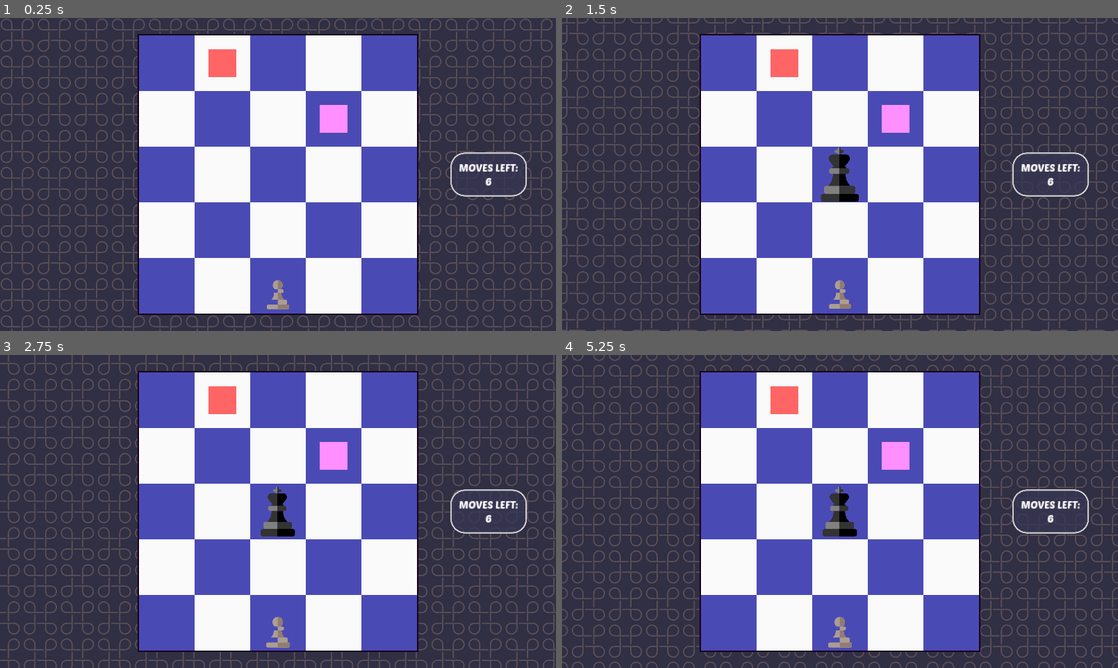
Above: before the commit, frames 1-4 (two rows, left to right).
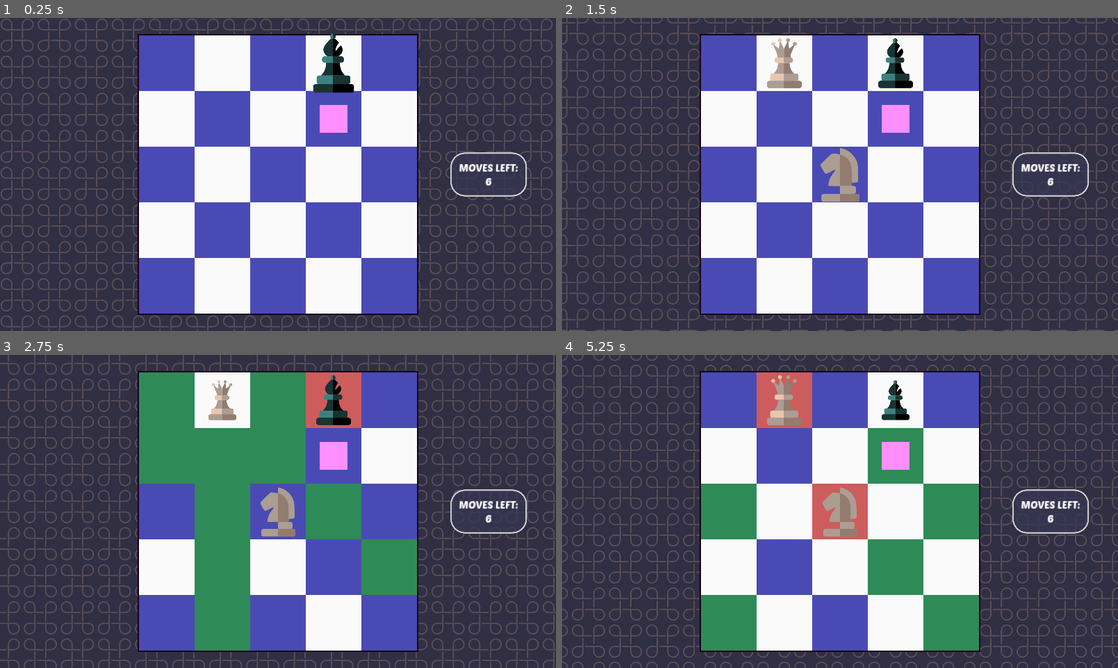
Above: after the commit, the same moments.

Repository: valentin-volatile/TchezLaik
Game: Godot game, scene res://scenes/levels/Level.tscn
Two runs of this game, one before a commit and one after it. Both use one fixed random seed, a clock stepped at 60 frames per second and the inputs below.
Inputs (mouse positions are in pixels of both pictures, inside the frame that each line leads up to):
- Up to frame 1 (0.25 s): no input
- Up to frame 2 (1.5 s): move the mouse to (840, 287) at 0.52 s; click (840, 287) at 0.6 s; move the mouse to (840, 174) at 1.27 s; right-click (840, 174) at 1.35 s; click (840, 174) at 1.42 s
- Up to frame 3 (2.75 s): move the mouse to (222, 398) at 2.02 s; click (222, 398) at 2.1 s
- Up to frame 4 (5.25 s): move the mouse to (895, 455) at 2.77 s; right-click (895, 455) at 2.85 s; click (895, 455) at 2.92 s; move the mouse to (728, 398) at 3.52 s; click (728, 398) at 3.6 s; move the mouse to (840, 398) at 4.27 s; right-click (840, 398) at 4.35 s; click (840, 398) at 4.42 s; move the mouse to (895, 398) at 5.02 s; click (895, 398) at 5.1 s

The runs differ from the first frame. In frame 1, 1.4% of the frame differs, in the area x 37-64%, y 4-94%; in frame 2, 2.3%; in frame 3, 21%, in the area x 25-75%, y 5-95%; in frame 4, 14%.

Commit message:
Deleted old icons, fixed movement

Diff:
--- a/scenes/levels/Level.tscn
+++ b/scenes/levels/Level.tscn
@@ -5,11 +5,11 @@
 [ext_resource type="PackedScene" uid="uid://bpfmlr10l4a3c" path="res://scenes/Background.tscn" id="3_pfp64"]
 [ext_resource type="Script" path="res://scripts/grid.gd" id="4_3ung6"]
 [ext_resource type="PackedScene" uid="uid://cxmu2x8p5w5id" path="res://scenes/tiles/Tile.tscn" id="5_t62qt"]
+[ext_resource type="PackedScene" uid="uid://c2xm1y3ds60w8" path="res://scenes/pieces/PieceQueen.tscn" id="7_rg5y7"]
 [ext_resource type="Texture2D" uid="uid://7sip6ic0w6og" path="res://sprites/tiles/tile_basic.png" id="9_6fnj5"]
+[ext_resource type="PackedScene" uid="uid://dr3rlsnqlic7k" path="res://scenes/pieces/PieceKnight.tscn" id="9_nohm1"]
+[ext_resource type="PackedScene" uid="uid://bw6bxn2hh2ink" path="res://scenes/pieces/PieceUFO.tscn" id="10_82ds0"]
 [ext_resource type="Script" path="res://scripts/camera.gd" id="10_db16e"]
-[ext_resource type="PackedScene" uid="uid://bxtscrtbaiqta" path="res://scenes/pieces/PieceKing.tscn" id="10_x5kou"]
-[ext_resource type="PackedScene" uid="uid://d2rhr11sfajvb" path="res://scenes/pieces/PiecePawn.tscn" id="10_xho0i"]
-[ext_resource type="PackedScene" uid="uid://ck2uk6uiyrl2u" path="res://scenes/tiles/TileColourMixer.tscn" id="11_71ij4"]
 [ext_resource type="PackedScene" uid="uid://cdgruyigpftjo" path="res://scenes/tiles/TilePromotion.tscn" id="12_6w6c0"]
 
 [node name="Level" type="Node2D"]
@@ -34,18 +34,19 @@
 [node name="Pieces" type="Node2D" parent="Grid"]
 z_index = 10
 
-[node name="PiecePawn" parent="Grid/Pieces" instance=ExtResource("10_xho0i")]
-position = Vector2(512, 1024)
+[node name="PieceUFO" parent="Grid/Pieces" instance=ExtResource("10_82ds0")]
+position = Vector2(768, 0)
+
+[node name="PieceQueen" parent="Grid/Pieces" instance=ExtResource("7_rg5y7")]
+position = Vector2(256, 0)
 colour = "white"
 
-[node name="PieceKing" parent="Grid/Pieces" instance=ExtResource("10_x5kou")]
+[node name="PieceKnight" parent="Grid/Pieces" instance=ExtResource("9_nohm1")]
 position = Vector2(512, 512)
+colour = "white"
 
 [node name="Tiles" type="Node2D" parent="Grid"]
 z_index = 5
-
-[node name="TileColourMixer" parent="Grid/Tiles" instance=ExtResource("11_71ij4")]
-position = Vector2(256, 0)
 
 [node name="TilePromotion" parent="Grid/Tiles" instance=ExtResource("12_6w6c0")]
 position = Vector2(768, 256)
@@ -62,3 +63,7 @@
 [node name="Camera2D" type="Camera2D" parent="."]
 script = ExtResource("10_db16e")
 override_zoom = Vector2(0.75, 0.75)
+
+[node name="Label" type="Label" parent="."]
+offset_right = 40.0
+offset_bottom = 23.0
--- a/scenes/pieces/PieceTemplate.tscn
+++ b/scenes/pieces/PieceTemplate.tscn
@@ -49,19 +49,19 @@
 
 [sub_resource type="Animation" id="Animation_flv1g"]
 resource_name = "appear"
-length = 0.2
-step = 0.01
-tracks/0/type = "value"
-tracks/0/imported = false
-tracks/0/enabled = true
-tracks/0/path = NodePath("Pivot:scale")
-tracks/0/interp = 1
-tracks/0/loop_wrap = true
-tracks/0/keys = {
-"times": PackedFloat32Array(0, 0.03, 0.08, 0.18),
+length = 0.35
+step = 0.01
+tracks/0/type = "value"
+tracks/0/imported = false
+tracks/0/enabled = true
+tracks/0/path = NodePath("Pivot:scale")
+tracks/0/interp = 1
+tracks/0/loop_wrap = true
+tracks/0/keys = {
+"times": PackedFloat32Array(0, 0.1, 0.21, 0.34),
 "transitions": PackedFloat32Array(1, 1.8, 0.7, 1),
 "update": 0,
-"values": [Vector2(0, 0), Vector2(1.15, 1.15), Vector2(0.9, 0.9), Vector2(1, 1)]
+"values": [Vector2(0, 0), Vector2(1.2, 1.2), Vector2(0.9, 0.9), Vector2(1, 1)]
 }
 tracks/1/type = "value"
 tracks/1/imported = false
@@ -82,7 +82,7 @@
 tracks/2/interp = 1
 tracks/2/loop_wrap = true
 tracks/2/keys = {
-"times": PackedFloat32Array(0, 0.18),
+"times": PackedFloat32Array(0, 0.34),
 "transitions": PackedFloat32Array(1, 1),
 "update": 1,
 "values": [true, true]
--- /dev/null
+++ b/scenes/pieces/PieceUFO.tscn
@@ -0,0 +1,17 @@
+[gd_scene load_steps=4 format=3 uid="uid://bw6bxn2hh2ink"]
+
+[ext_resource type="PackedScene" uid="uid://bj2bih23nwha8" path="res://scenes/pieces/PieceTemplate.tscn" id="1_j5c0g"]
+[ext_resource type="Script" path="res://scripts/pieces/piece_ufo.gd" id="2_chaj5"]
+
+[sub_resource type="RectangleShape2D" id="RectangleShape2D_w0x8k"]
+resource_local_to_scene = true
+size = Vector2(256, 256)
+
+[node name="PieceUFO" instance=ExtResource("1_j5c0g")]
+modulate = Color(0.486275, 1, 1, 1)
+script = ExtResource("2_chaj5")
+piece_name = "UFO"
+can_jump_over_obstacles = true
+
+[node name="CollisionShape2D" parent="Area2D" index="0"]
+shape = SubResource("RectangleShape2D_w0x8k")
--- a/scripts/global.gd
+++ b/scripts/global.gd
@@ -47,14 +47,25 @@
 	return pieces
 
 
-func get_attacked_pos(colour: String) -> Array:
+func get_attacked_pos(piece: Piece) -> Array:
 	var pieces = get_pieces()
 	var attacked_pos = []
 
-	for piece in pieces:
-		if piece.colour == colour: continue
+	# check for captures supossing this piece doesn't exist
+	grid_matrix[piece.position.y/TILE_SIZE][piece.position.x/TILE_SIZE][1] = null
 
-		attacked_pos += piece.checked_tiles
+	for enemy_piece in pieces:
+		if enemy_piece.colour == piece.colour: continue
+
+		enemy_piece._update_valid_captures()
+		attacked_pos += enemy_piece.checked_tiles
+		attacked_pos += enemy_piece.capture_tiles
+
+	# leave captures as they were
+	grid_matrix[piece.position.y/TILE_SIZE][piece.position.x/TILE_SIZE][1] = piece
+	for enemy_piece in pieces:
+		if enemy_piece.colour == piece.colour: continue
+		enemy_piece._update_valid_captures()
 
 	return attacked_pos
 
@@ -78,8 +89,9 @@
 
 func modify_matrix_tile_at_pos(pos: Vector2i, tile: Tile) -> void:
 	grid_matrix[pos.y/TILE_SIZE][pos.x/TILE_SIZE][0] = tile
-	grid_changed.emit()
 
 func modify_matrix_piece_at_pos(pos: Vector2i, piece: Piece) -> void:
 	grid_matrix[pos.y/TILE_SIZE][pos.x/TILE_SIZE][1] = piece
+
+func emit_grid_changed() -> void:
 	grid_changed.emit()
--- a/scripts/grid.gd
+++ b/scripts/grid.gd
@@ -3,6 +3,9 @@
 
 signal tile_clicked(tile: Tile)
 signal piece_clicked(piece: Piece)
+#for the level to stop/resume taking input
+signal piece_started_animation
+signal piece_finished_animation
 
 @export var debug_info: bool = false
 @export var rows: int = 5
@@ -37,7 +40,7 @@
 	set_up_pieces()
 	center()
 
-	update_pieces()
+	Global.emit_grid_changed()
 
 
 func generate_grid() -> void:
@@ -88,6 +91,8 @@
 func set_up_piece(piece: Piece) -> void:
 	var pos = piece.position
 	grid_matrix[pos.y/Global.TILE_SIZE][pos.x/Global.TILE_SIZE][1] = piece
+	piece.started_animation.connect(on_piece_animation_start)
+	piece.finished_animation.connect(on_piece_animation_finish)
 	piece.was_clicked.connect(on_piece_click)
 	Global.pieces.append(piece)
 
@@ -97,6 +102,7 @@
 	pieces.add_child(piece)
 	set_up_piece(piece)
 	piece.appear()
+	piece.update_valid_tiles()
 
 
 func set_up_grid_bg() -> void:
@@ -123,11 +129,6 @@
 	Global.grid_columns = columns
 
 
-func update_pieces() -> void:
-	for piece in pieces.get_children():
-		piece.update_valid_tiles()
-
-
 func center() -> void:
 	global_position = Vector2(-(Global.TILE_SIZE*columns)/2.0, -(Global.TILE_SIZE*rows)/2.0)
 
@@ -135,6 +136,11 @@
 func on_tile_click(tile: Tile) -> void:
 	tile_clicked.emit(tile)
 
-
 func on_piece_click(piece: Piece) -> void:
 	piece_clicked.emit(piece)
+
+func on_piece_animation_start() -> void:
+	piece_started_animation.emit()
+
+func on_piece_animation_finish() -> void:
+	piece_finished_animation.emit()
--- a/scripts/level.gd
+++ b/scripts/level.gd
@@ -2,7 +2,7 @@
 class_name Level
 
 signal piece_eaten(piece: Piece)
-signal finished
+#signal finished
 
 @export var moves_amount: int = 5
 
@@ -125,6 +125,14 @@
 		set_selected_piece(null)
 
 
+func on_piece_started_animation() -> void:
+	can_play = false
+
+
+func on_piece_finished_animation() -> void:
+	can_play = true
+
+
 func show_pieces(value: bool) -> void:
 	can_play = false
 	var piece_array = pieces.get_children()
@@ -136,7 +144,7 @@
 		else:
 			piece.disappear()
 	can_play = true
-	finished.emit()
+	#finished.emit()
 
 
 func update_move_counter() -> void:
--- a/scripts/pieces/piece_class.gd
+++ b/scripts/pieces/piece_class.gd
@@ -1,6 +1,7 @@
 extends Node2D
 class_name Piece
 
+signal started_animation
 signal finished_animation
 signal was_clicked(piece: Piece)
 
@@ -36,7 +37,7 @@
 
 # for tweening
 var move_time := 0.45 #0.3
-var move_rotation = 1
+var move_rotation = 5
 var being_tweened := false
 
 
@@ -44,7 +45,6 @@
 	sprite_pivot.visible = false
 	set_colour(colour, false)
 	_set_up_directions()
-	update_valid_tiles()
 	Global.grid_changed.connect(update_valid_tiles)
 
 
@@ -113,6 +113,7 @@
 	pass
 
 func appear() -> void:
+	sprite_pivot.scale = Vector2.ZERO
 	sprite_pivot.visible = true
 	selectable = false
 	anim_player.play("appear")
@@ -120,7 +121,7 @@
 	await anim_player.animation_finished
 
 	selectable = true
-	finished_animation.emit()
+
 
 
 func disappear() -> void:
@@ -137,6 +138,7 @@
 	if moves_when_eating:
 		move(piece.position)
 
+	Global.emit_grid_changed()
 	_on_eating(piece)
 	piece._on_being_eaten(self)
 
@@ -145,8 +147,12 @@
 	selectable = false
 	being_tweened = true
 
+	Global.modify_matrix_piece_at_pos(position, null)
 	Global.modify_matrix_piece_at_pos(pos, self)
-	Global.modify_matrix_piece_at_pos(position, null)
+
+
+	#connected to level, blocks all input
+	started_animation.emit()
 
 	sprite_pivot.scale = Vector2(0.75, 0.75)
 	rotation_degrees = 0 if (position.x == pos.x) else -move_rotation * sign(position.x-pos.x)
@@ -158,10 +164,12 @@
 	await tween.finished
 
 	position = pos
-	update_valid_tiles()
 	being_tweened = false
 	selectable = true
 
+
+	#connected to level, resumes input
+	Global.emit_grid_changed()
 	finished_animation.emit()
 
 
@@ -201,10 +209,12 @@
 	var eat_amount = (eat_reach+1) if eat_reach else max(Global.grid_columns, Global.grid_rows)
 
 	for dir in eat_directions:
+
 		for amount in eat_amount:
-			var new_pos = Vector2(position.x + (dir.x*amount), position.y + (dir.y*amount))
+			var new_pos = position + (dir*amount)
 
 			if (new_pos == position): continue
+
 			if not Global.is_in_grid(new_pos): break
 
 			var piece = Global.get_piece_at_pos(new_pos)
@@ -216,8 +226,6 @@
 			if piece.colour == colour: break
 
 			capture_tiles.append(new_pos)
-			break
-
 
 
 func is_valid_move(pos: Vector2) -> bool:
--- a/scripts/pieces/piece_king.gd
+++ b/scripts/pieces/piece_king.gd
@@ -12,9 +12,11 @@
 
 
 func _update_valid_moves() -> void:
+	if not Global.grid_matrix: return #avoid crash, as pieces are set up before the grid
+
 	move_tiles = []
-	var attacked_tiles = Global.get_attacked_pos(colour)
-	print(attacked_tiles)
+	var attacked_tiles = Global.get_attacked_pos(self)
+
 	for dir in move_directions:
 		var new_pos = position + dir
 
--- a/scripts/pieces/piece_knight.gd
+++ b/scripts/pieces/piece_knight.gd
@@ -23,6 +23,7 @@
 
 func _update_valid_captures() -> void:
 	capture_tiles = []
+	checked_tiles = []
 
 	for dir in eat_directions:
 		var new_pos = position + dir
@@ -30,7 +31,9 @@
 		if not Global.is_in_grid(new_pos): continue
 		var piece = Global.get_piece_at_pos(new_pos)
 
-		if not piece: continue
+		if not piece:
+			checked_tiles.append(new_pos)
+			continue
 
 		if piece.colour != colour:
 			capture_tiles.append(new_pos)
--- /dev/null
+++ b/scripts/pieces/piece_ufo.gd
@@ -0,0 +1,59 @@
+extends Piece
+class_name PieceUFO
+
+func _set_up_directions() -> void:
+	move_directions = [Vector2(Global.TILE_SIZE, 0), Vector2(-Global.TILE_SIZE, 0), Vector2(0, Global.TILE_SIZE),
+					Vector2(0, -Global.TILE_SIZE), Vector2(Global.TILE_SIZE, Global.TILE_SIZE), Vector2(-Global.TILE_SIZE, -Global.TILE_SIZE),
+					Vector2(-Global.TILE_SIZE, Global.TILE_SIZE), Vector2(Global.TILE_SIZE, -Global.TILE_SIZE)]
+
+	eat_directions = [Vector2(Global.TILE_SIZE, 0), Vector2(-Global.TILE_SIZE, 0), Vector2(0, Global.TILE_SIZE),
+					Vector2(0, -Global.TILE_SIZE), Vector2(Global.TILE_SIZE, Global.TILE_SIZE), Vector2(-Global.TILE_SIZE, -Global.TILE_SIZE),
+					Vector2(-Global.TILE_SIZE, Global.TILE_SIZE), Vector2(Global.TILE_SIZE, -Global.TILE_SIZE)]
+
+
+func _update_valid_moves() -> void:
+	if not Global.grid_matrix: return #avoid crash, as pieces are set up before the grid
+
+	move_tiles = []
+
+	var attacked_tiles = Global.get_attacked_pos(self)
+
+	for row in Global.grid_rows:
+		for column in Global.grid_columns:
+			var new_pos = Vector2(Global.TILE_SIZE*row, Global.TILE_SIZE*column)
+
+			if (new_pos == position): continue
+
+			if not(is_valid_move(new_pos)):
+				break
+
+			if not (new_pos in attacked_tiles):
+				move_tiles.append(new_pos)
+
+
+func _update_valid_captures() -> void:
+	if not Global.grid_matrix: return #avoid crash, as pieces are set up before the grid
+
+	capture_tiles = []
+	checked_tiles = []
+
+	var attacked_tiles = Global.get_attacked_pos(self)
+
+	for row in Global.grid_rows:
+		for column in Global.grid_columns:
+			var new_pos = Vector2(Global.TILE_SIZE*row, Global.TILE_SIZE*column)
+
+			if (new_pos == position): continue
+
+			if not Global.is_in_grid(new_pos): break
+
+			var piece = Global.get_piece_at_pos(new_pos)
+
+			if not piece:
+				checked_tiles.append(new_pos)
+				continue
+
+			if piece.colour == colour: continue
+
+			if not(new_pos in attacked_tiles):
+				capture_tiles.append(new_pos)
--- a/scripts/tiles/tile_promotion.gd
+++ b/scripts/tiles/tile_promotion.gd
@@ -5,8 +5,6 @@
 func _on_step(trigger_piece: Piece) -> void:
 	if not activation_amount: return
 	activation_amount -= 1;
-
-	print(activation_amount)
 
 	await trigger_piece.finished_animation
 
Binary file removed: sprites/pieces/Knight 256px.png
Not shown, removed: sprites/pieces/Knight 256px.png.import
Binary file removed: sprites/pieces/old/Bishop_v1.png
Not shown, removed: sprites/pieces/old/Bishop_v1.png.import
Binary file removed: sprites/pieces/old/King_v1.png
Not shown, removed: sprites/pieces/old/King_v1.png.import
Binary file removed: sprites/pieces/old/Knight 512px.png
Not shown, removed: sprites/pieces/old/Knight 512px.png.import
Binary file removed: sprites/pieces/old/Knight_v1.png
Not shown, removed: sprites/pieces/old/Knight_v1.png.import
Binary file removed: sprites/pieces/old/Pawn_v1.png
Not shown, removed: sprites/pieces/old/Pawn_v1.png.import
(and 4 more such lines)
